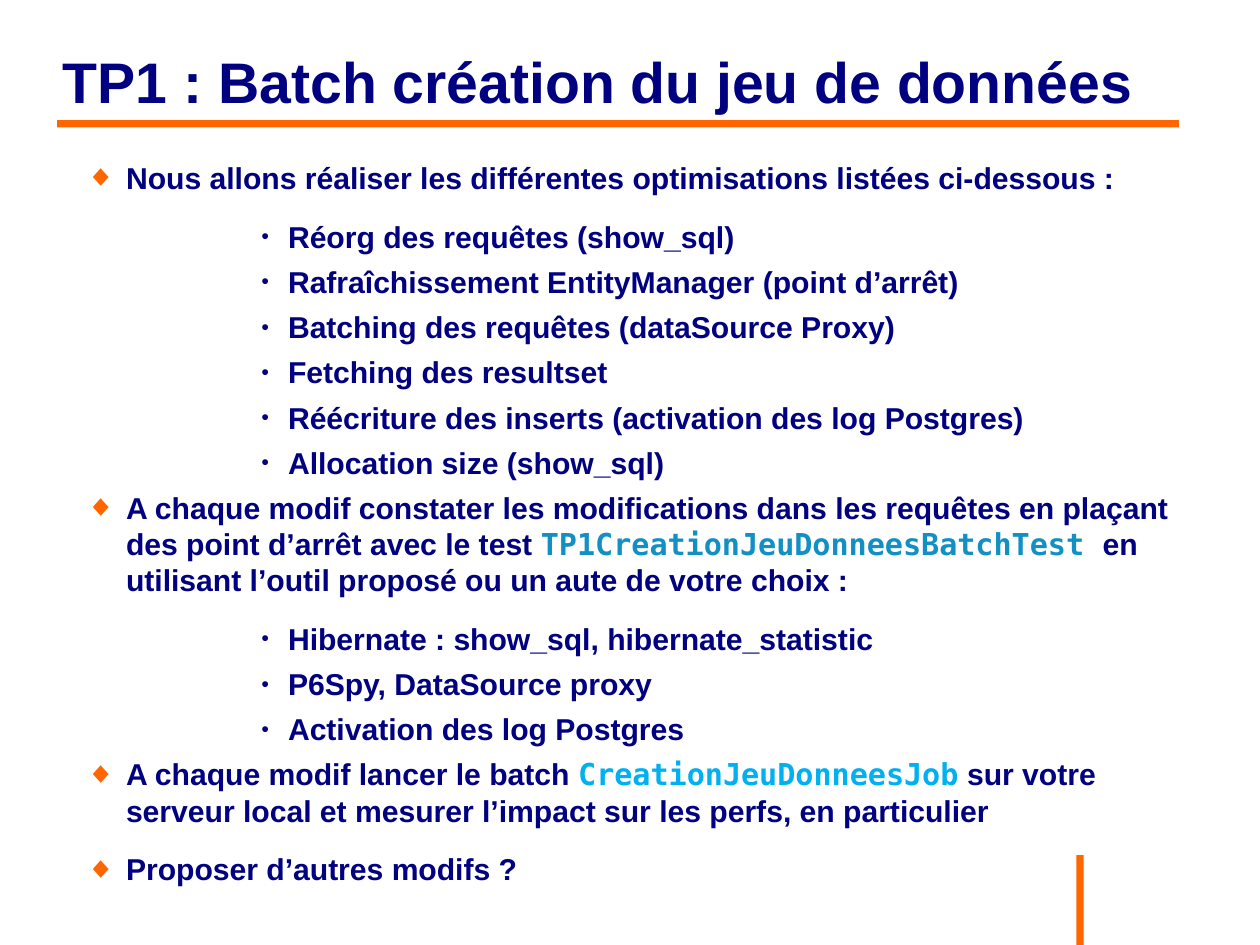
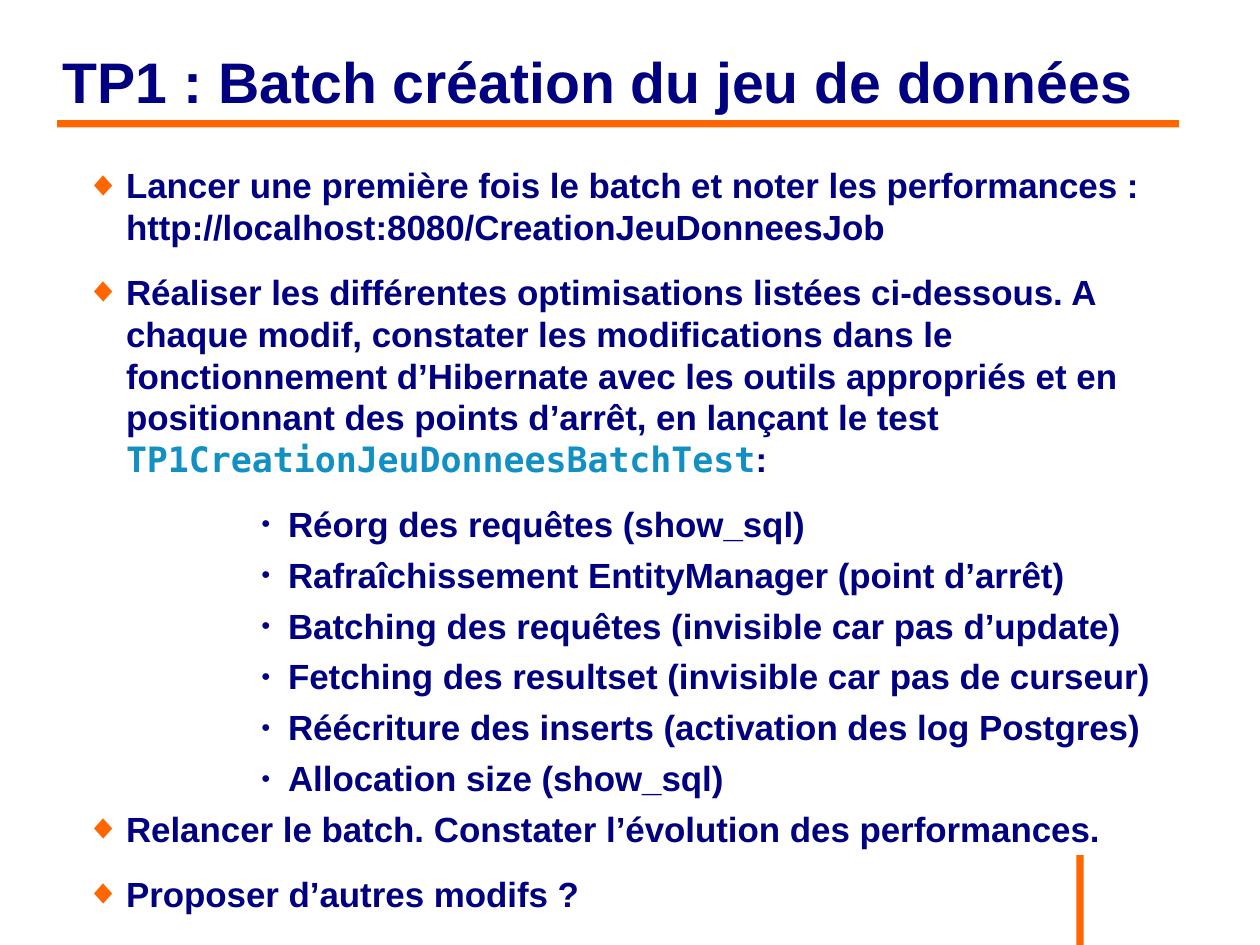
Before and after one commit to philphils/formation-hibernate-avancee, a slide deck: slide 30 of Documentation/diapo_formation_hibernate_avancee.odp. Drawn at 1260x945 pixels with LibreOffice and Linux fonts; fonts in the diff are those of the drawing; background and template pictures are left out. Boxes give left, top, right and bottom in pixels: in the first picture for what was removed or moved away, otherwise in the second. Text is boxed around its words. In the diff, an @@ line names an element or a change of style, - is before the commit and + after.

Commit message:
Modif diapo TP1

```diff
--- a/Documentation/diapo_formation_hibernate_avancee.odp
+++ b/Documentation/diapo_formation_hibernate_avancee.odp
@@ text at (x1=126, y1=172, x2=1117, y2=473): text changed; size 19 to 22 pt @@
-◆ Nous allons réaliser les différentes optimisations listées ci-dessous :
+◆ Lancer une première fois le batch et noter les performances : http://localhost:8080/CreationJeuDonneesJob
+◆ Réaliser les différentes optimisations listées ci-dessous. A chaque modif, constater les modifications dans le fonctionnement d’Hibernate avec les outils appropriés et en positionnant des points d’arrêt, en lançant le test TP1CreationJeuDonneesBatchTest:
@@ text at (x1=288, y1=511, x2=1140, y2=798): size 19 to 22 pt in "Réorg des requêtes (show_sql)", "Rafraîchissement EntityManager (point d’arrêt)", "Réécriture des inserts (activation des log Postgres)", "Allocation size (show_sql)" and 1 more places @@
@@ text at (x1=288, y1=613, x2=1149, y2=696): text changed; size 19 to 22 pt @@
-      ● Batching des requêtes (dataSource Proxy)
-      ● Fetching des resultset
+      ● Batching des requêtes (invisible car pas d’update)
+      ● Fetching des resultset (invisible car pas de curseur)
@@ text at (x1=126, y1=816, x2=1100, y2=849): text changed; size 19 to 22 pt @@
-◆ A chaque modif constater les modifications dans les requêtes en plaçant des point d’arrêt avec le test TP1CreationJeuDonneesBatchTest en utilisant l’outil proposé ou un aute de votre choix :
-      ● Hibernate : show_sql, hibernate_statistic
-      ● P6Spy, DataSource proxy
-      ● Activation des log Postgres
-◆ A chaque modif lancer le batch CreationJeuDonneesJob sur votre serveur local et mesurer l’impact sur les perfs, en particulier
+◆ Relancer le batch. Constater l’évolution des performances.
```
